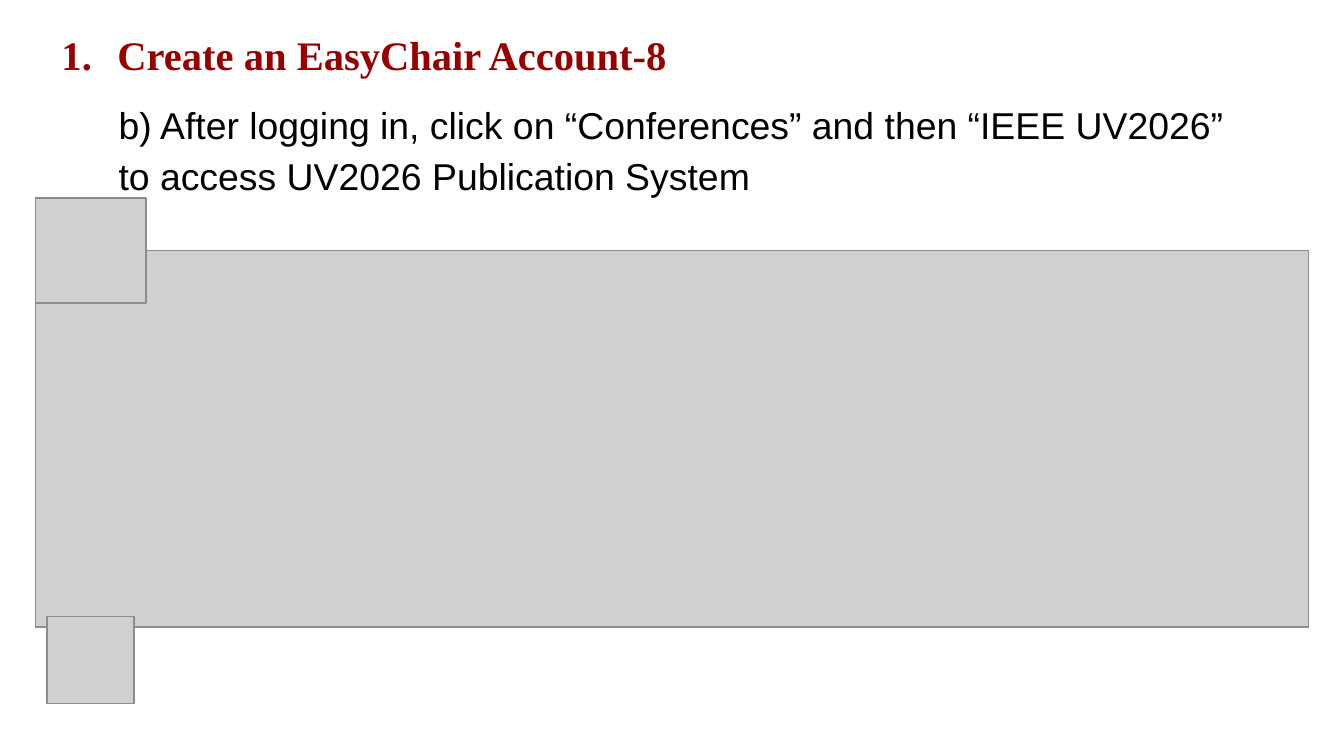
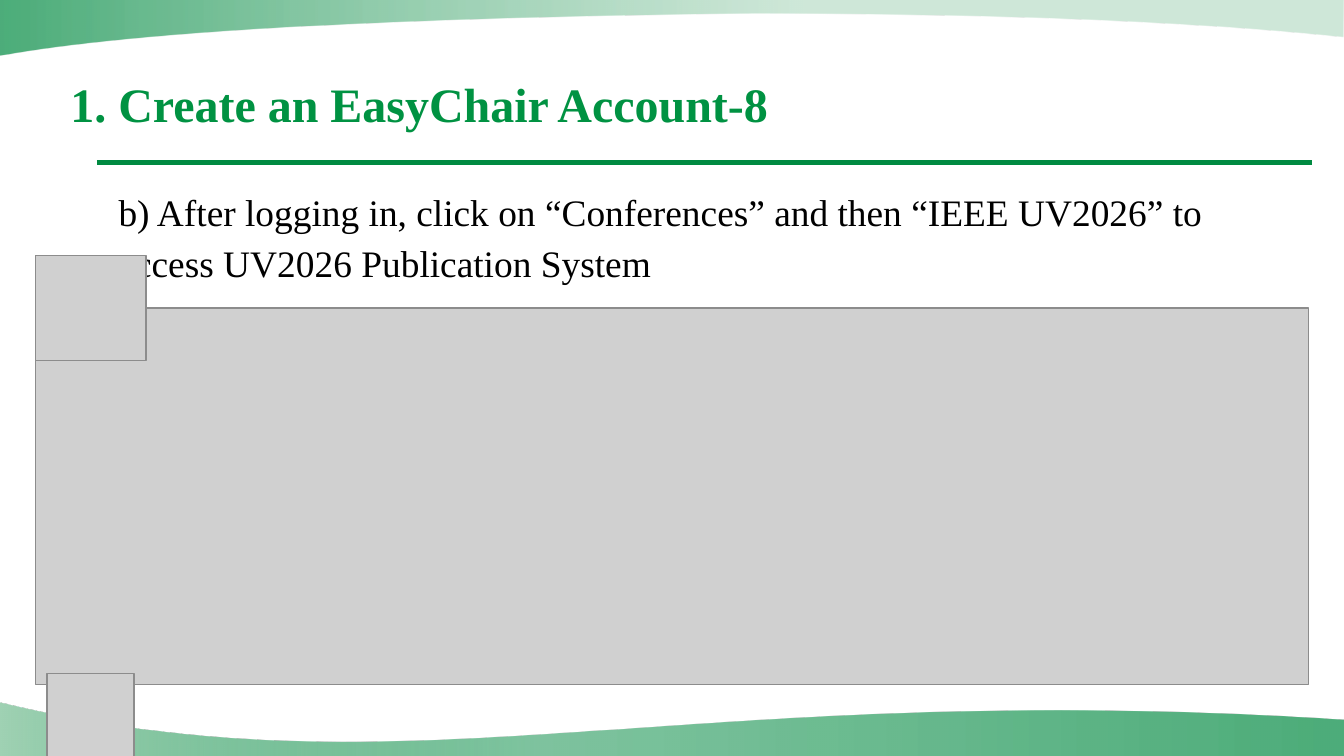
Before and after one commit to UV2026/Email-CFP, a slide deck: slide 10 of Instructions/PPT/Instructions for Paper Review on EasyChair(Reviewer)[UV2026].pptx. Drawn at 1344x756 pixels with LibreOffice and Linux fonts; fonts in the diff are those of the drawing; grey boxes stand for pictures; background and template pictures are left out. Boxes give left, top, right and bottom in pixels: in the first picture for what was removed or moved away, otherwise in the second. Text is boxed around its words. In the diff, an @@ line names an element or a change of style, - is before the commit and + after.

```diff
--- a/Instructions/PPT/Instructions for Paper Review on EasyChair(Reviewer)[UV2026].pptx
+++ b/Instructions/PPT/Instructions for Paper Review on EasyChair(Reviewer)[UV2026].pptx
@@ freeform shape added at (0, 0, 1343, 55), fill gradient #008A41 to #A0D2B4 @@
@@ text at (70, 88, 767, 132): text changed; size 21.8 to 25.7 pt; text colour #980000 to #009242 @@
-1. Create an EasyChair Account-8
+1. Create an EasyChair Account-8
@@ text "b) After logging in, click ...": place and size @@
-text "b) After logging in, click ..." at (119, 112, 1223, 198)
+text "b) After logging in, click ..." at (119, 199, 1202, 285)
@@ text "b) After logging in, click ..." at (119, 199, 1202, 285): font Arial to Times New Roman @@
@@ line added from (97, 163) to (1313, 163), #008A41 2.5 pt @@
@@ 3 pictures: place and size @@
-3 pictures at (35, 198, 1308, 704)
+3 pictures at (35, 255, 1308, 756)
@@ freeform shape added at (0, 703, 1344, 756), fill gradient #008A41 to #A0D2B4 @@
```
Also in this commit, not shown: 25 other slides changed, 7 other files.
